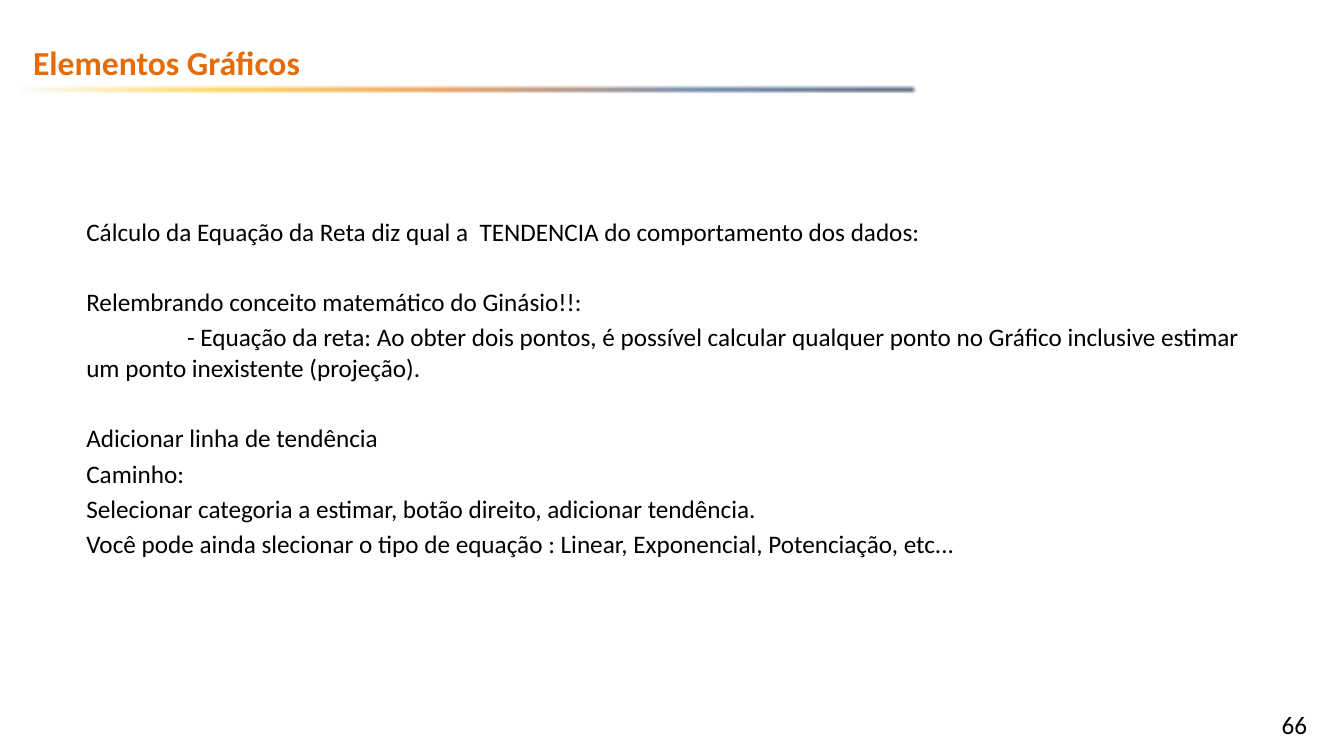
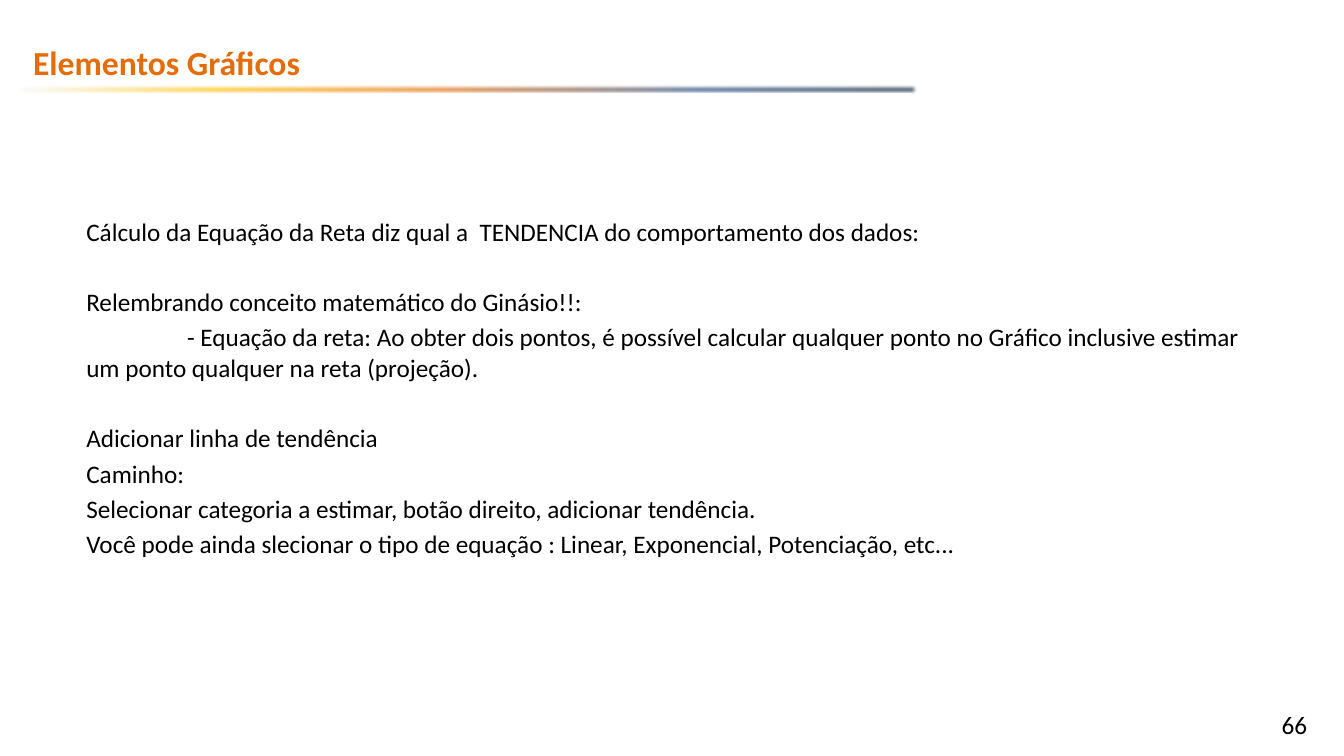
Before and after one commit to emerson-fenrir/Excel_Basico, a slide deck: slide 66 of Professor/Aula3.pptx. Drawn at 1344x756 pixels with LibreOffice and Linux fonts; fonts in the diff are those of the drawing; background and template pictures are left out. Boxes give left, top, right and bottom in pixels: in the first picture for what was removed or moved away, otherwise in the second. Text is boxed around its words. In the diff, an @@ line names an element or a change of style, - is before the commit and + after.

```diff
--- a/Professor/Aula3.pptx
+++ b/Professor/Aula3.pptx
@@ text at [86,328,1238,382]: text changed @@
-- Equação da reta: Ao obter dois pontos, é possível calcular qualquer ponto no Gráfico inclusive estimar um ponto inexistente (projeção).
+- Equação da reta: Ao obter dois pontos, é possível calcular qualquer ponto no Gráfico inclusive estimar um ponto qualquer na reta (projeção).
```
Also in this commit, not shown: 9 other slides changed, 2 slides added, 1 other file.
